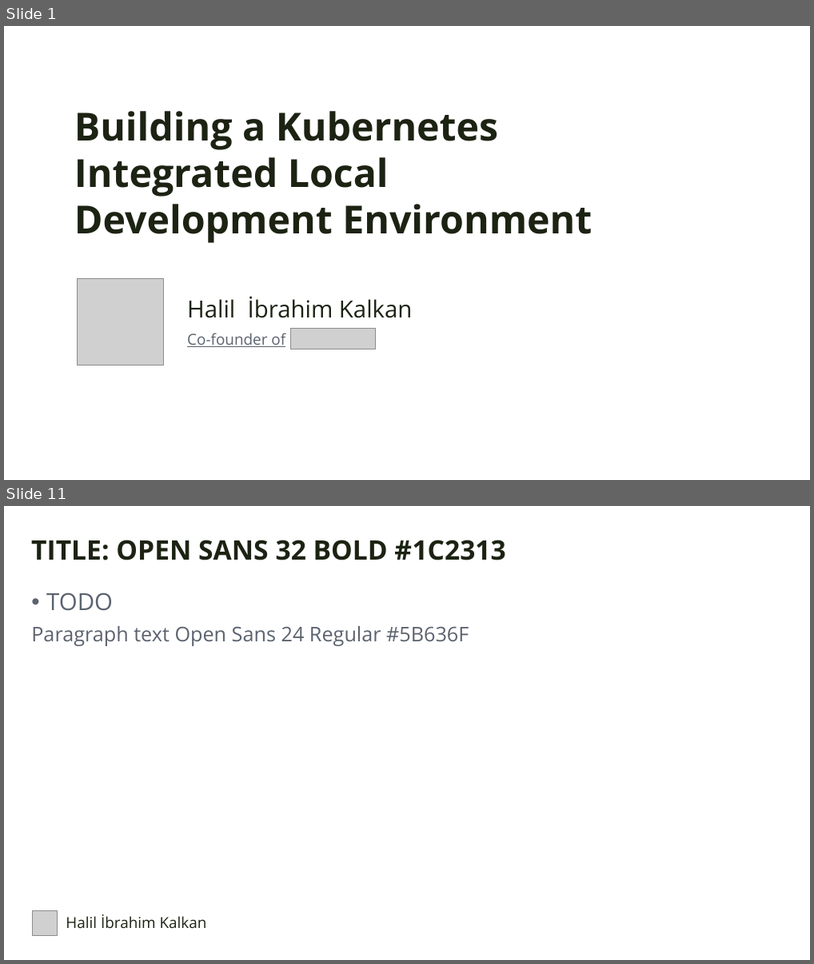
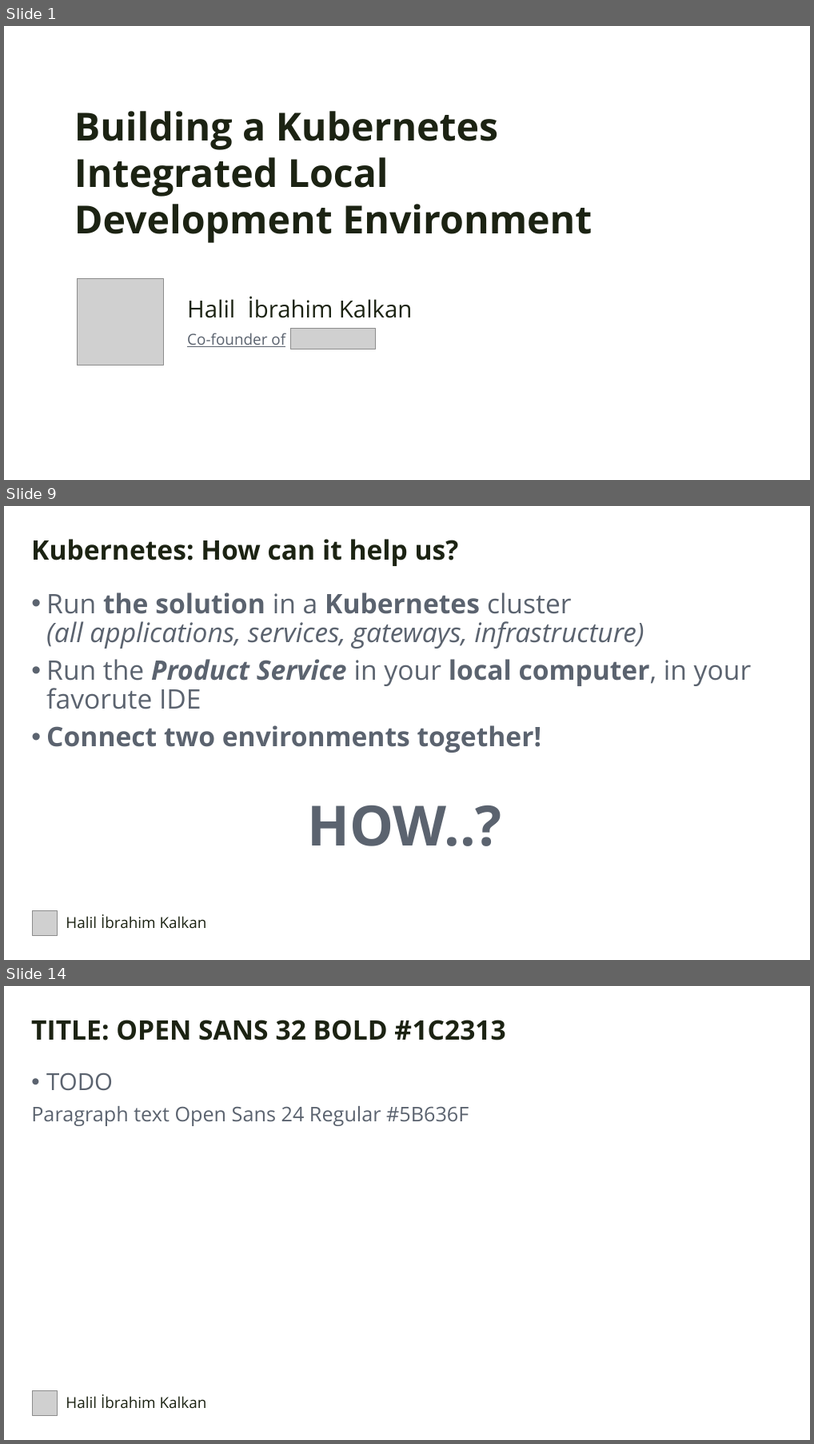
Before and after one commit to hikalkan/presentations, a slide deck: 2023-10-07 Devnot Kubernetes Integrated Development/KubernetesIntegratedDevelopment2023.pptx. Shown one above the other, each under a label of ours: slides 1 and 11 before the commit, slides 1, 9 and 14 after it; the slides between them are not shown. The pictures are 814x964 and 814x1444 pixels, drawn with LibreOffice and Linux fonts; fonts in the diff are those of the drawing; grey boxes stand for pictures; background and template pictures are left out. Boxes give left, top, right and bottom in pixels: in the first picture for what was removed or moved away, otherwise in the second. Text is boxed around its words. In the diff, an @@ line names an element or a change of style, - is before the commit and + after.

```diff
--- a/2023-10-07 Devnot Kubernetes Integrated Development/KubernetesIntegratedDevelopment2023.pptx
+++ b/2023-10-07 Devnot Kubernetes Integrated Development/KubernetesIntegratedDevelopment2023.pptx
@@ slide 9 added at box(4, 506, 810, 960), background picture (left out) @@
@@ text added at box(31, 539, 459, 566), 32 pt, text #1C2313, bold @@
+Kubernetes: How can it help us?
@@ text added at box(46, 592, 752, 846), 32 pt, text #5B636F @@
+• Run the solution in a Kubernetes cluster
+  (all applications, services, gateways, infrastructure)
+• Run the Product Service in your local computer, in your favorute IDE
+• Connect two environments together!
+HOW..?
@@ picture added at box(32, 910, 57, 935) @@
@@ text added at box(66, 914, 207, 928), 18 pt, text #1C2313 @@
+Halil İbrahim Kalkan
@@ what was slide 11 is now slide 14 @@
```
Also in this commit, not shown: 1 slide changed, 10 other slides added, 11 slides removed.
